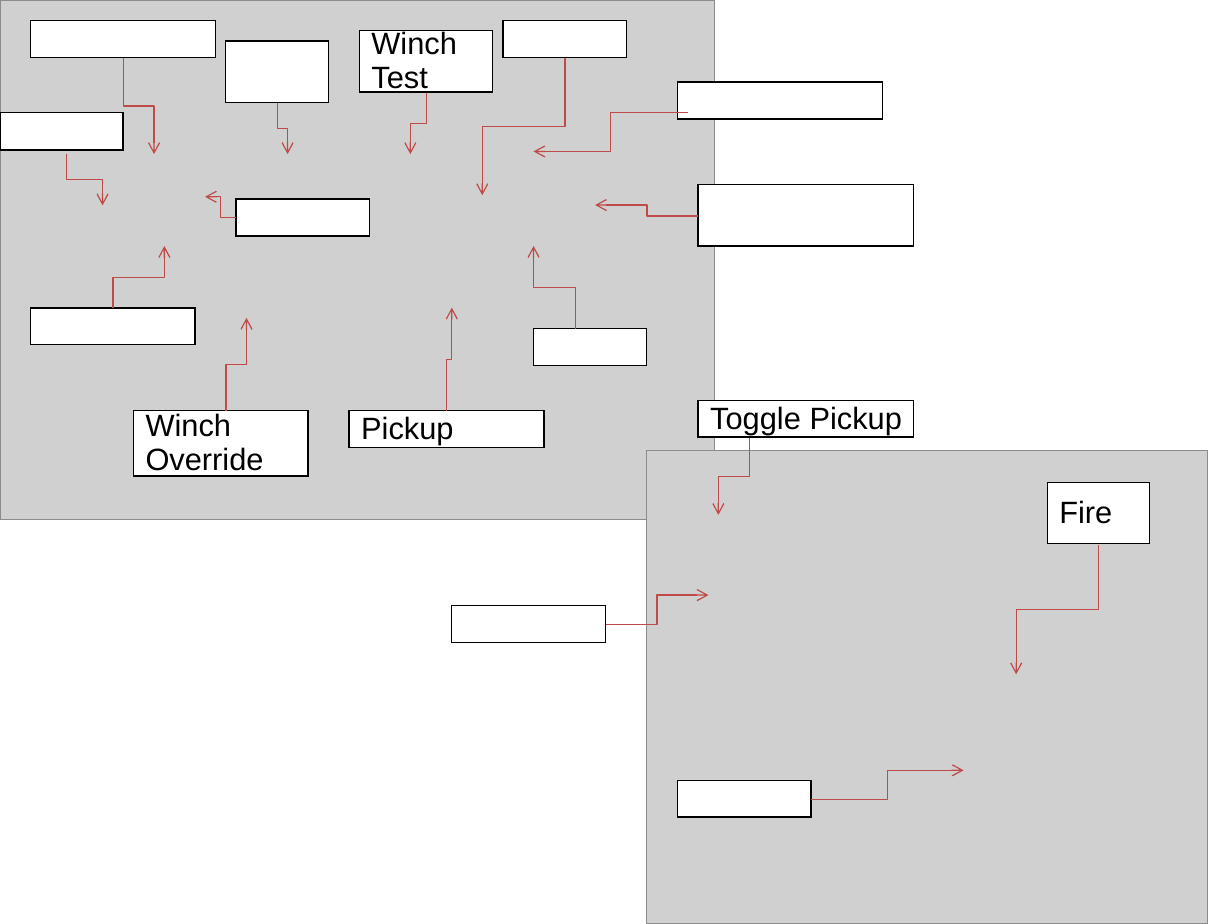
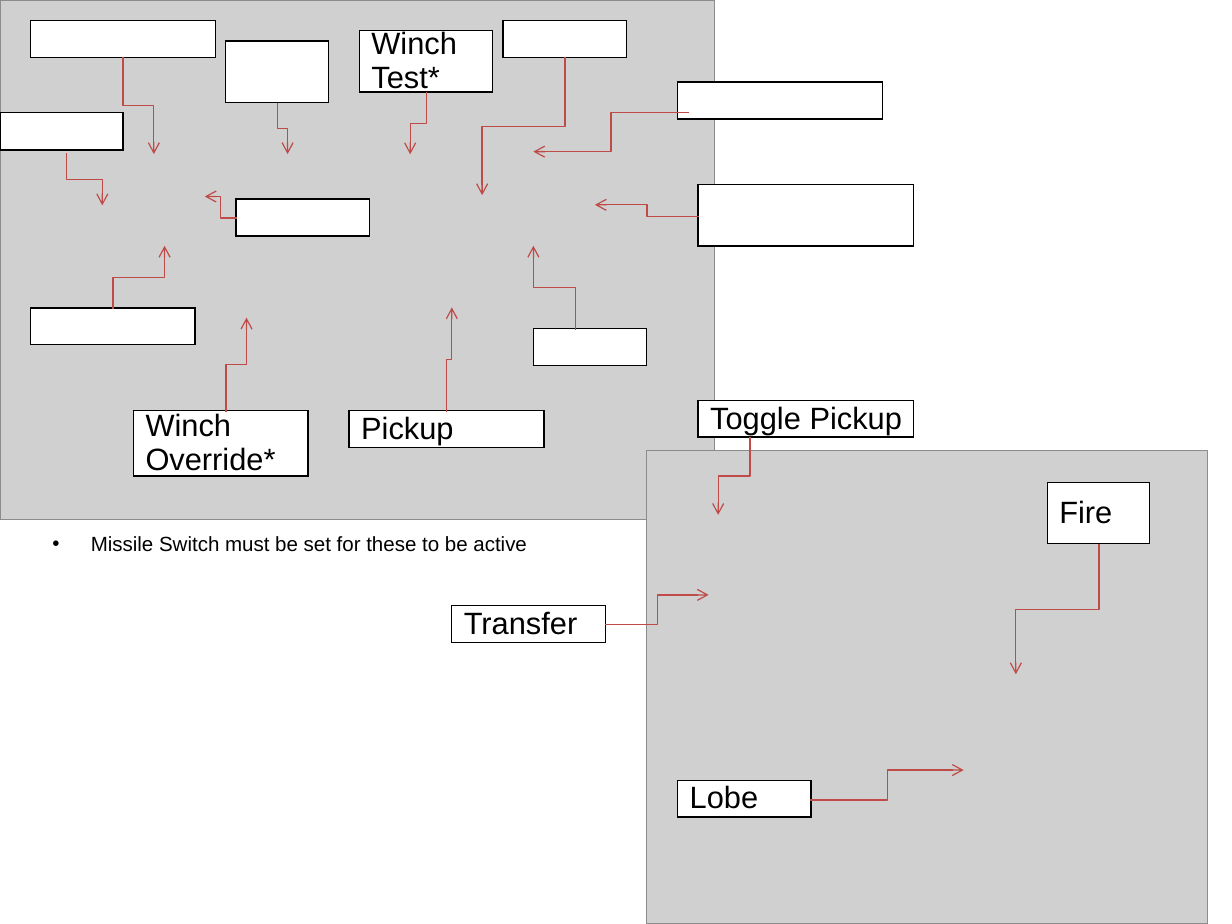
Before and after one commit to BobcatRobotics-Archive/2014, a slide deck: slide 1 of ControllerLayout.ppt. Drawn at 1232x924 pixels with LibreOffice and Linux fonts; fonts in the diff are those of the drawing; grey boxes stand for pictures. Boxes give left, top, right and bottom in pixels: in the first picture for what was removed or moved away, otherwise in the second. Text is boxed around its words. In the diff, an @@ line names an element or a change of style, - is before the commit and + after.

```diff
--- a/ControllerLayout.ppt
+++ b/ControllerLayout.ppt
@@ text in rectangle at [371, 66, 439, 94]: text changed @@
-Test
+Test*
@@ elbow arrow (699, 217) - (595, 205): route changed @@
@@ text in rectangle at [146, 447, 276, 476]: text changed @@
-Override
+Override*
@@ text added at [91, 536, 527, 552], 12 pt, text #000000 @@
+• Missile Switch must be set for these to be active
@@ text in rectangle at [464, 611, 577, 635]: text added @@
+Transfer
@@ text in rectangle at [690, 785, 758, 809]: text added @@
+Lobe
```
Also in this commit, not shown: 1 other slide changed, 24 other files.
